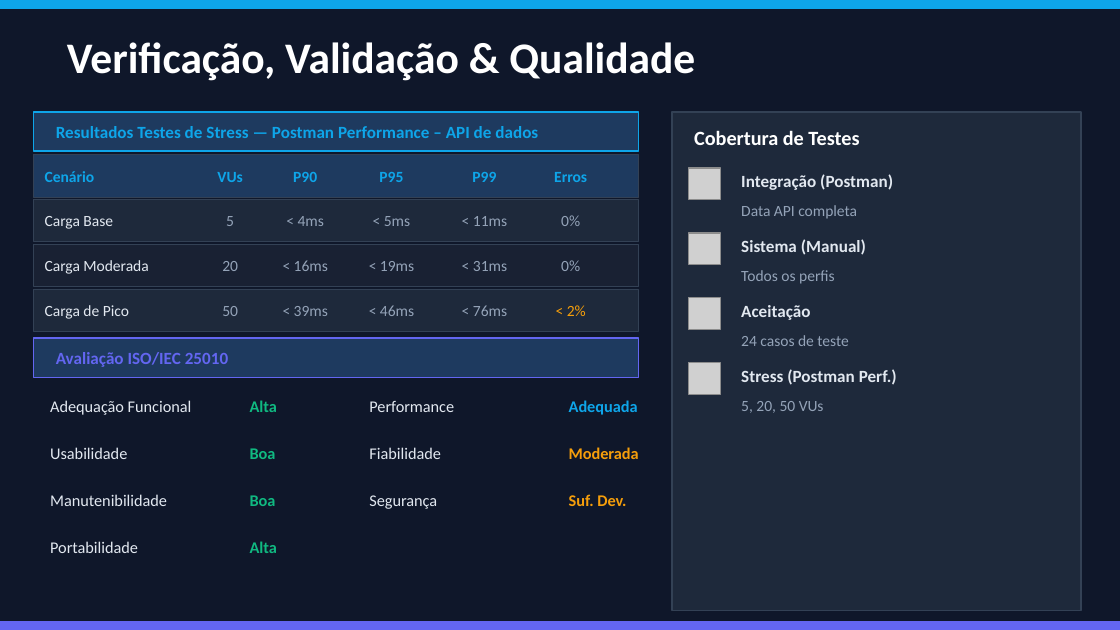
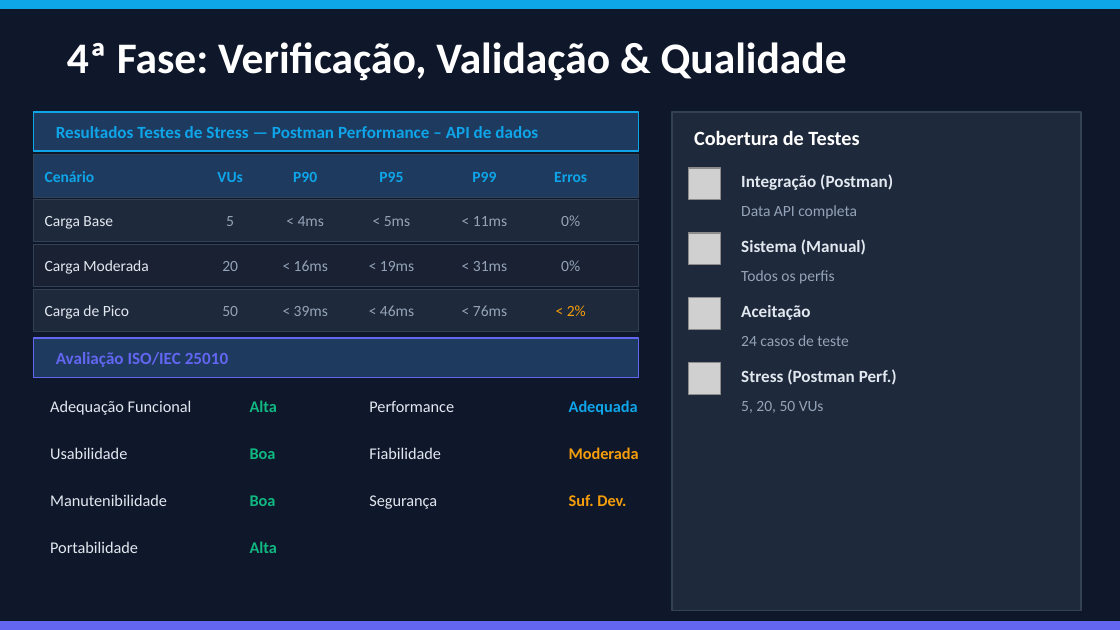
Before and after one commit to Diogoesteves11/LI4, a slide deck: slide 14 of FixNPresent_v2 .pptx (slide 10 before the commit). Drawn at 1120x630 pixels with LibreOffice and Linux fonts; fonts in the diff are those of the drawing; grey boxes stand for pictures. Boxes give left, top, right and bottom in pixels: in the first picture for what was removed or moved away, otherwise in the second. Text is boxed around its words. In the diff, an @@ line names an element or a change of style, - is before the commit and + after.

```diff
--- a/FixNPresent_v2 .pptx
+++ b/FixNPresent_v2 .pptx
@@ text at bbox=[67, 42, 847, 81]: text changed @@
-Verificação, Validação & Qualidade
+4ª Fase: Verificação, Validação & Qualidade
```
Also in this commit, not shown: 9 other slides changed, 4 slides added.
